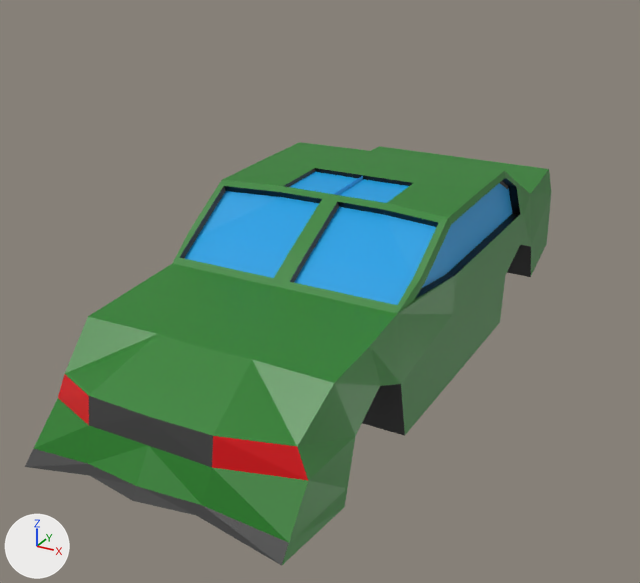
Two versions of the Blender file Modelos 3D/Alpina b7.blend, one commit apart.
One viewpoint serves both versions: a camera (50 mm lens) standing at (2.66, -4.72, 2.49) and looking at (-0.38, 0.8, -0.27). The axes (+X, +Y, +Z) are drawn at lower left. The lights are the same throughout.
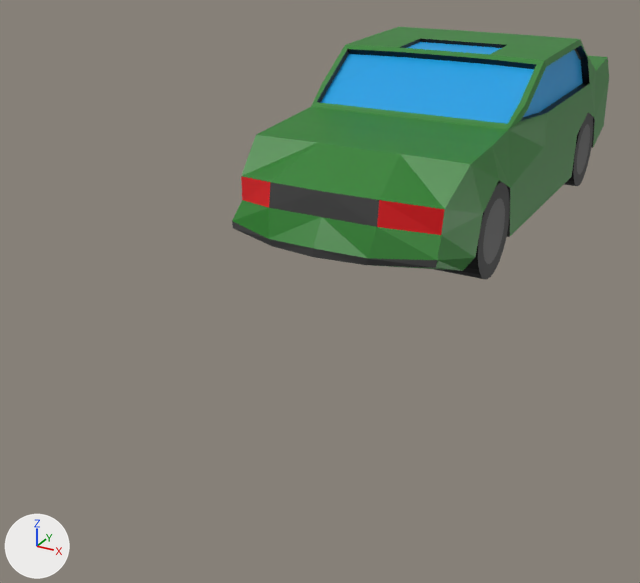
Where the change shows, as pixel boxes [x1, y1, x2, y2] in the pictures (640 x 583 px; the box of a moved part takes in the faces that stretch with it):
'Cube', reshaped, moved (28% narrower, 42% shorter)
    before: [25, 142, 551, 566]
    after: [232, 27, 609, 271]
'Círculo.002', added
    after: [434, 182, 510, 279]
    faces in mat_material_006 (black #000000): [434, 182, 510, 279]
    faces in mat_material_009 (dark grey #666666): [483, 198, 505, 264]
'Círculo.001', added
    after: [564, 113, 593, 186]
    faces in mat_material_001 (black #000000): [564, 113, 593, 186]
    faces in mat_material_002 (dark grey #666666): [577, 124, 590, 175]
part 1 of me_cube_002, cut back
    before: [235, 176, 386, 297]
    after: [367, 47, 489, 122]
part 2 of me_cube_002, moved or reshaped
    before: [25, 374, 355, 566]
    after: [232, 165, 483, 271]

Diff of the bpy script that builds the scene:
```diff
--- a/Modelos 3D/Alpina b7.blend.py
+++ b/Modelos 3D/Alpina b7.blend.py
@@ me_cube_002 @@
 # used by ob_cube; location = (0.0, 0.611, -0.096); scale = (0.317, 0.317, 0.317)
 # verts and faces of me_cube_002; kept vertices keep their numbers, new ones are numbered from 162
-me_cube_002.from_pydata(...)  # 162 vertices, 148 faces; spans x 0.0..2.8, y -7.89..6.82, z -1.25..2.61
+me_cube_002.from_pydata(...)  # 160 vertices, 139 faces, 1 loose edge; spans x 0.0..2.8, y -7.76..6.82, z -1.25..2.61
+# me_cube_002 part 1
+# 9 vertices are removed from x 0.0..0.18, y -3.13..4.36, z 1.37..2.52
+# 21 faces are deleted
+# 4 vertices in x 0.18, y -3.06..4.24, z 1.24..2.31 move by (-0.18, 0.0, 0.0)
+# 7 vertices are added at x 0.0, y -3.13..4.36, z 1.37..2.52
+# 1 loose edge is added
+# 4 new faces join them, mat_negro (black #000000)
+# 4 new faces join them, mat_color (green #057e04)
+# 4 new faces join them, mat_ventanas (blue #00a1e6)
+# me_cube_002 part 2
+verts[29] = (1.11, -7.56, -0.78)  # moved, pixel (365, 265)
+verts[30] = (0.0, -7.74, -0.76)  # moved, pixel (313, 257)
+verts[77] = (2.39, -6.74, -0.17)  # moved, pixel (441, 235)
+verts[78] = (2.45, -7.09, -0.74)  # moved, pixel (435, 267)
+verts[81] = (2.57, -5.8, -1.25)  # moved, pixel (462, 270)
+verts[160] = (2.47, -7.07, -0.58)  # moved, pixel (437, 260)
 me_cube_002.materials.append(mat_color)
@@ ob_cube @@
 ob_cube = bpy.data.objects.new('Cube', me_cube_002)
-ob_cube.location = (0.0, 0.611, -0.096)
+ob_cube.location = (0.0, 2.478, 0.591)
 ob_cube.scale = (0.317, 0.317, 0.317)
@@ ob_círculo_001 @@
+ob_círculo_001 = bpy.data.objects.new('Círculo.001', me_círculo_001)  # 128 vertices, 67 faces; spans x -1.56..1.56, y -1.56..1.56, z 0.0..1.04; in mat_material_001 (black #000000), mat_material_002 (dark grey #666666); modifiers MIRROR
+ob_círculo_001.location = (0.38, 3.631, 0.36)
+ob_círculo_001.rotation_euler = (1.571, 0.0, 1.571)  # degrees (90, 0, 90)
+ob_círculo_001.scale = (0.218, 0.223, 0.484)
@@ ob_círculo_002 @@
+ob_círculo_002 = bpy.data.objects.new('Círculo.002', me_círculo_002)  # 128 vertices, 67 faces; spans x -1.56..1.56, y -1.56..1.56, z 0.0..1.04; in mat_material_006 (black #000000), mat_material_009 (dark grey #666666); modifiers MIRROR
+ob_círculo_002.location = (0.38, 1.055, 0.36)
+ob_círculo_002.rotation_euler = (1.571, 0.0, 1.571)  # degrees (90, 0, 90)
+ob_círculo_002.scale = (0.218, 0.223, 0.484)
```
